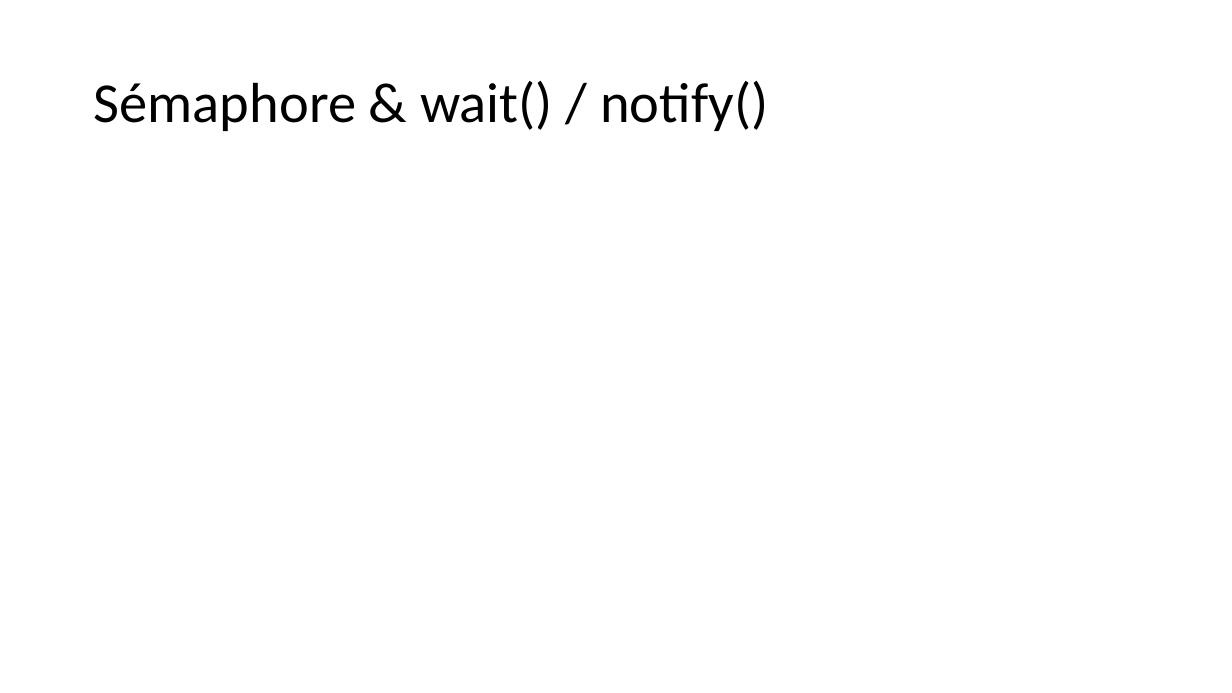
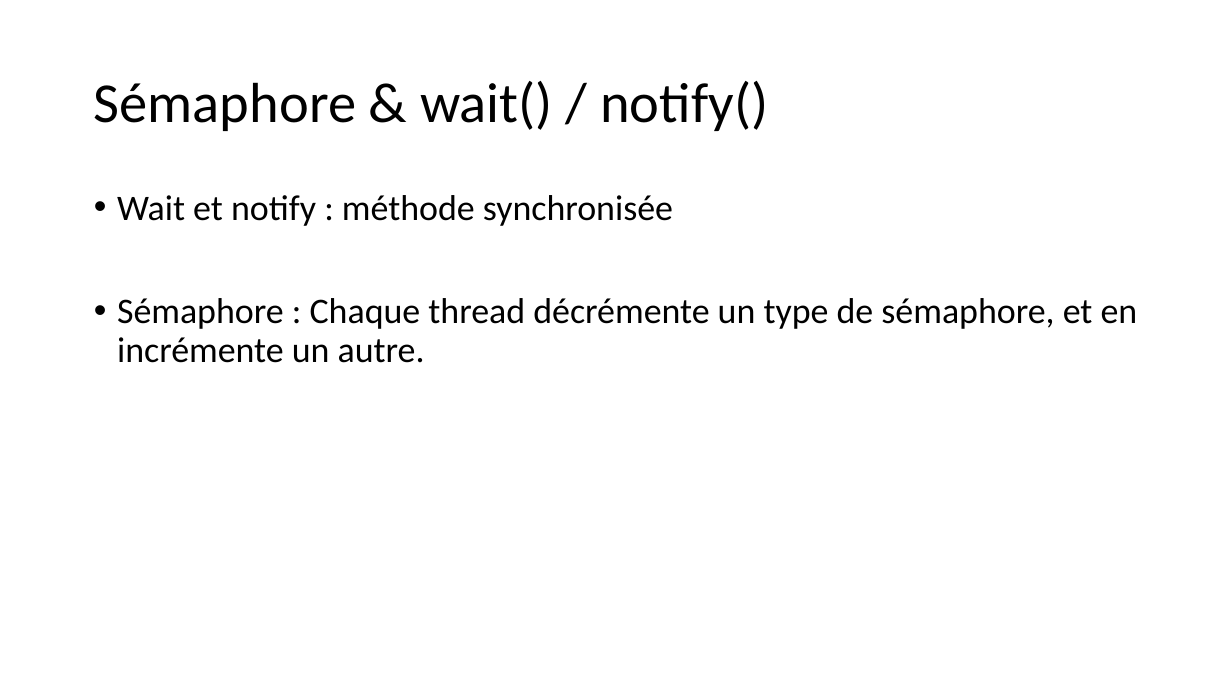
Before and after one commit to ASGdev/TP, a slide deck: slide 4 of System/TP-PTC/TP producteur consommateur.pptx. Drawn at 1232x693 pixels with LibreOffice and Linux fonts; fonts in the diff are those of the drawing. Boxes give left, top, right and bottom in pixels: in the first picture for what was removed or moved away, otherwise in the second. Text is boxed around its words. In the diff, an @@ line names an element or a change of style, - is before the commit and + after.

Commit message:
Pow wait & sémaphore

```diff
--- a/System/TP-PTC/TP producteur consommateur.pptx
+++ b/System/TP-PTC/TP producteur consommateur.pptx
@@ text added at [117,195,1138,363], 28 pt, text #000000 @@
+• Wait et notify : méthode synchronisée
+• Sémaphore : Chaque thread décrémente un type de sémaphore, et en incrémente un autre.
```
